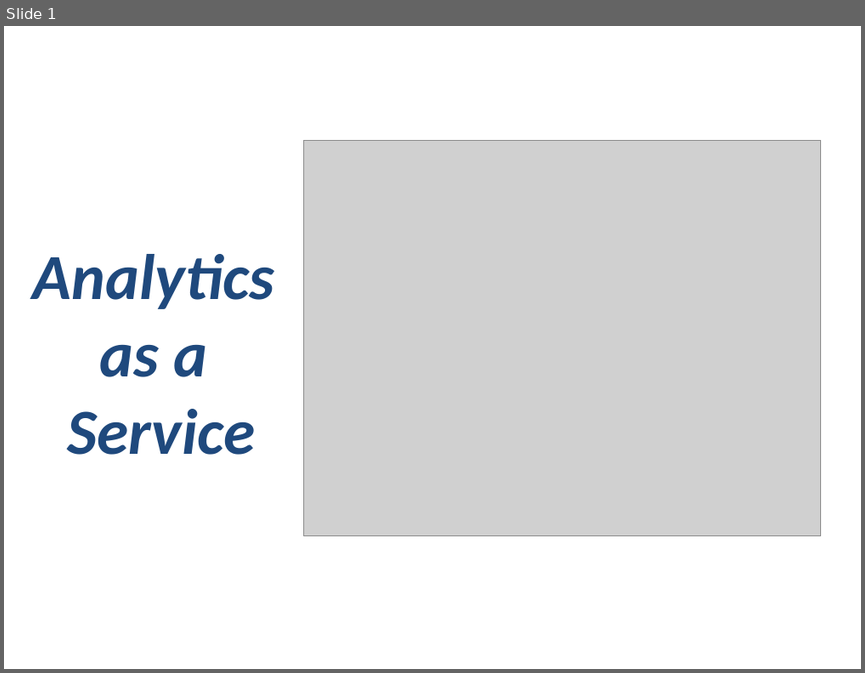
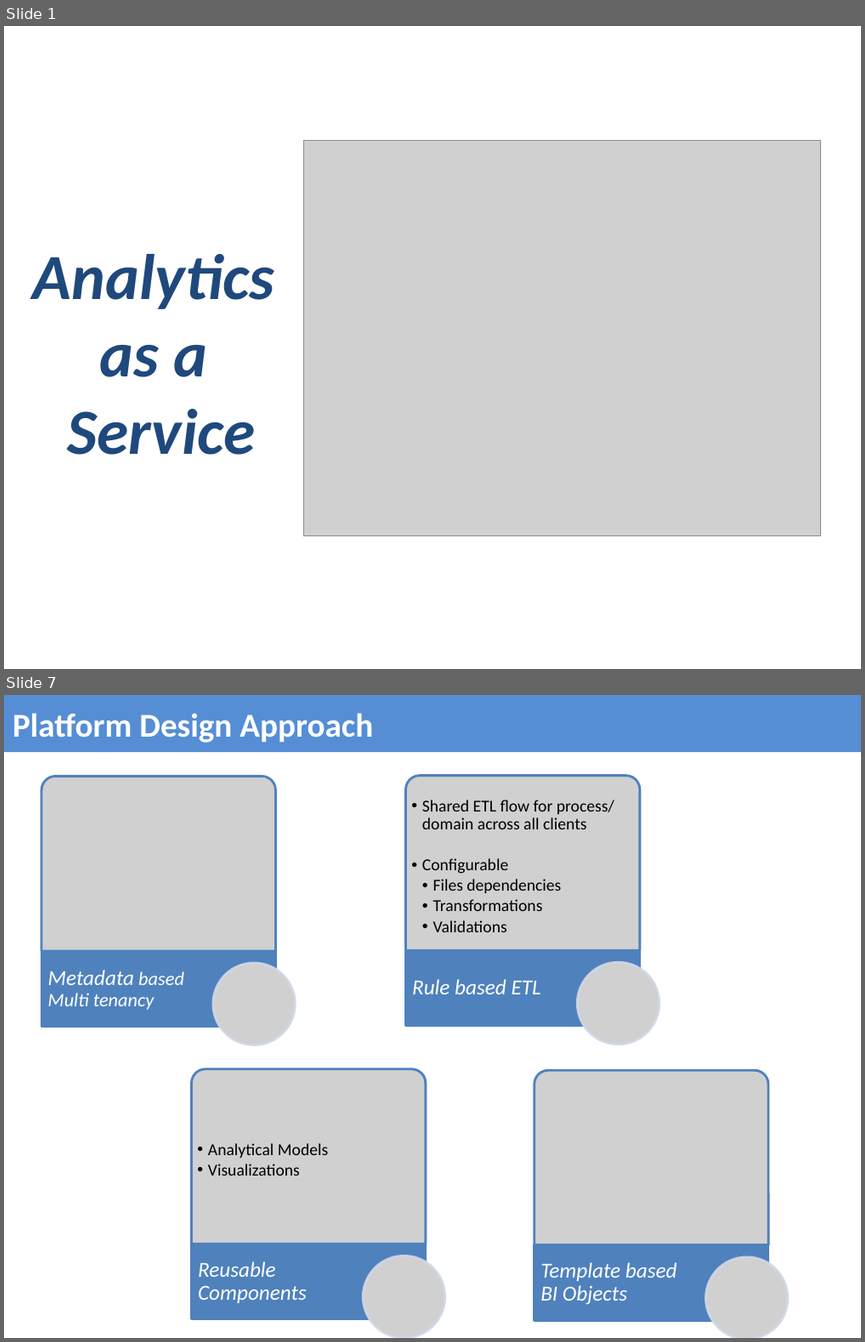
Before and after one commit to ARTanalytics/Requirements, a slide deck: ART Analytics v 0.3.pptx. Shown one above the other, each under a label of ours: slide 1 before the commit, slides 1 and 7 after it; the slides between them are not shown. The pictures are 865x673 and 865x1342 pixels, drawn with LibreOffice and Linux fonts; fonts in the diff are those of the drawing; grey boxes stand for pictures. Boxes give left, top, right and bottom in pixels: in the first picture for what was removed or moved away, otherwise in the second. Text is boxed around its words. In the diff, an @@ line names an element or a change of style, - is before the commit and + after.

```diff
--- a/ART Analytics v 0.3.pptx
+++ b/ART Analytics v 0.3.pptx
@@ slide 7 added at box(4, 695, 861, 1338), background #FFFFFF @@
@@ title added at box(4, 695, 861, 753), fill #558ED5, 28 pt, text #FFFFFF, bold @@
+Platform Design Approach
@@ group added at box(41, 777, 296, 1045): 2 pictures, 1 rectangle, 1 text @@
+Metadata based Multi tenancy
@@ group added at box(406, 776, 659, 1044): 2 pictures, 2 texts, 1 rectangle @@
+  •• Shared ETL flow for process/ domain across all clients
+  •• Configurable
+    •• Files dependencies
+    •• Transformations
+    •• Validations
+Rule based ETL
@@ group added at box(192, 1068, 445, 1338): 2 pictures, 2 texts, 1 rectangle @@
+  •• Analytical Models
+  •• Visualizations
+Reusable Components
@@ group added at box(534, 1071, 788, 1338): 2 pictures, 1 rectangle, 1 text @@
+Template based BI Objects
```
Also in this commit, not shown: 9 slides changed, 4 other slides added, 7 slides removed, 1 other file.
